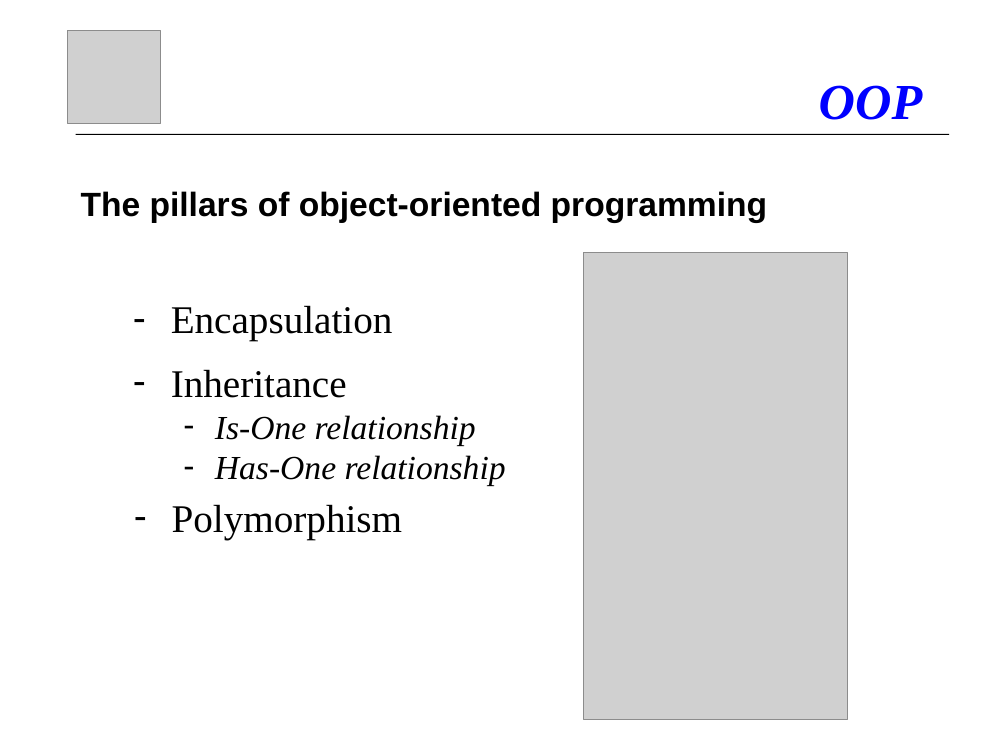
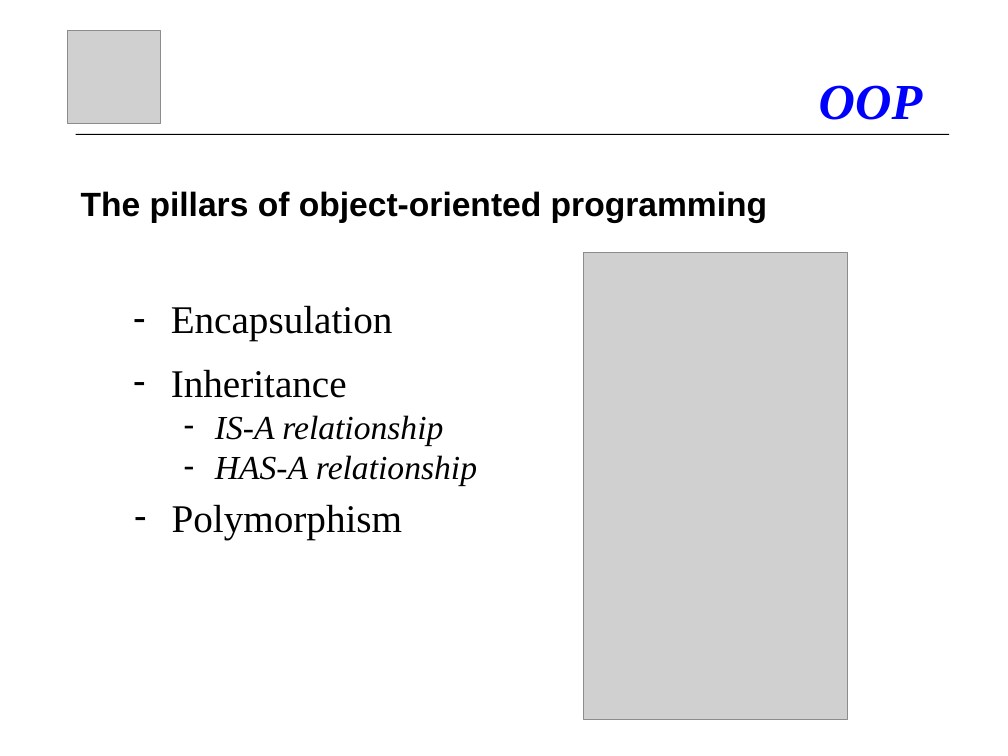
Before and after one commit to atillakati/fit_omicron_atilla, a slide deck: slide 37 of doc/C#_Kurs_en.ppt. Drawn at 1008x756 pixels with LibreOffice and Linux fonts; fonts in the diff are those of the drawing; grey boxes stand for pictures. Boxes give left, top, right and bottom in pixels: in the first picture for what was removed or moved away, otherwise in the second. Text is boxed around its words. In the diff, an @@ line names an element or a change of style, - is before the commit and + after.

```diff
--- a/doc/C#_Kurs_en.ppt
+++ b/doc/C#_Kurs_en.ppt
@@ text at bbox=[215, 415, 477, 486]: text changed @@
-  – Is-One relationship
-  – Has-One relationship
+  – IS-A relationship
+  – HAS-A relationship
```
Also in this commit, not shown: 1 other slide changed, 1 slide added, 11 slides removed, 3 other files.
